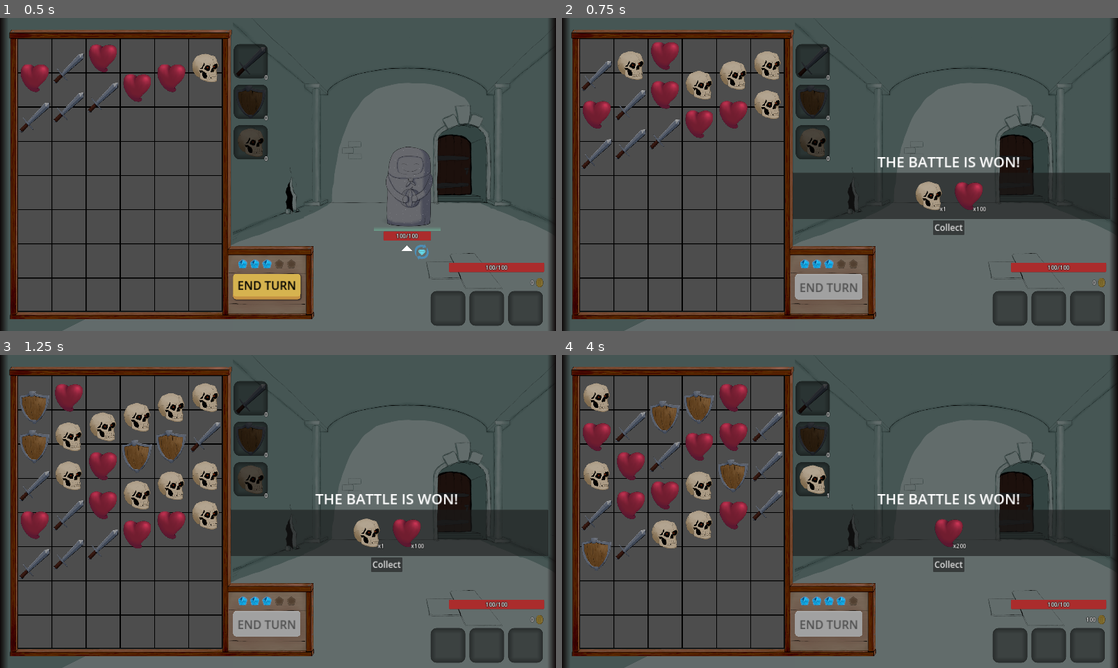
Above: before the commit, frames 1-4 (two rows, left to right).
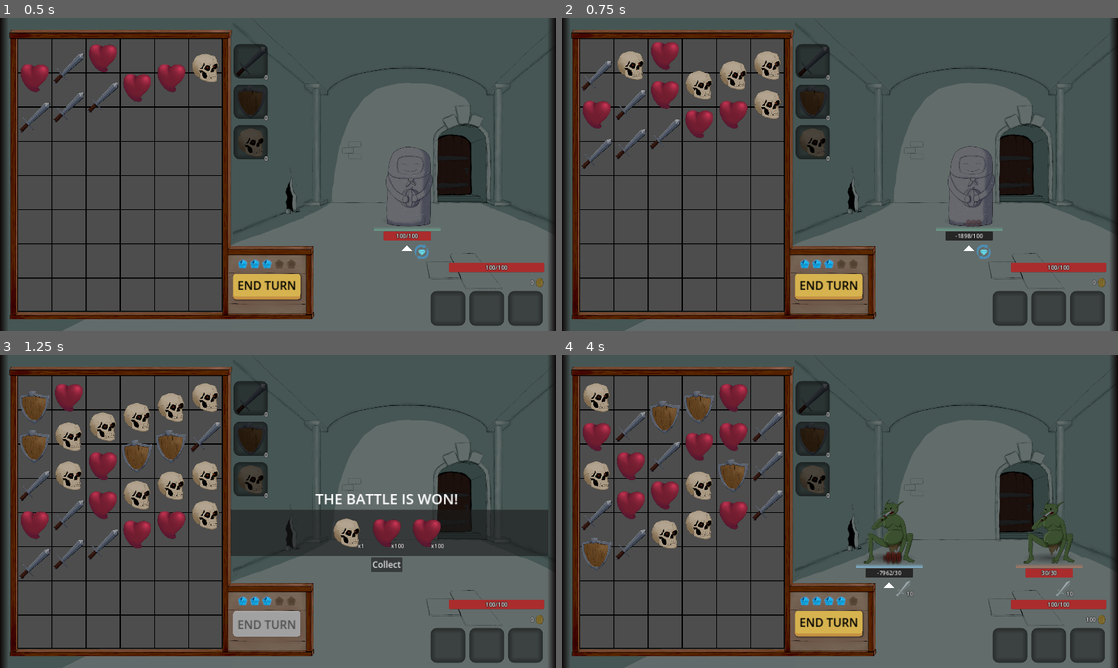
Above: after the commit, the same moments.

Repository: WcOnR/your-mom-is-the-dungeon-lord
Game: Godot game, scene res://game_objects/rooms/world.tscn
Two runs of this game, one before a commit and one after it. Both use one fixed random seed, a clock stepped at 60 frames per second and the inputs below. The engine's default icon, where the game draws it, is replaced by a stand-in: a white triangle on a blue panel in a dark square.
Inputs (mouse positions are in pixels of both pictures, inside the frame that each line leads up to):
- Up to frame 1 (0.5 s): no input
- Up to frame 2 (0.75 s): move the mouse to (962, 158) at 0.52 s; press the mouse at (962, 158) at 0.53 s; hold W from 0.53 s (still down)
- Up to frame 3 (1.25 s): keep holding W
- Up to frame 4 (4 s): move the mouse to (728, 527) at 1.27 s; release W at 1.28 s; release the mouse at (728, 527) at 1.28 s; click (728, 527) at 1.35 s; move the mouse to (895, 442) at 2.02 s; press the mouse at (895, 442) at 2.03 s; hold W 2.03-2.75 s; release the mouse at (895, 442) at 2.75 s; click "Collect" at 2.75 s; move the mouse to (812, 574) at 3.52 s; hold W from 3.53 s (still down); click (812, 574) at 3.6 s

Frame 1 is identical in both runs. In frame 2, 9.8% of the frame differs, in the area x 41-99%, y 40-91%; in frame 3, 1.4%; in frame 4, 10%, in the area x 41-99%, y 35-91%.

Commit message:
fix multiple elf action + line identification

Diff:
--- a/game_objects/enemies/battle_line.gd
+++ b/game_objects/enemies/battle_line.gd
@@ -51,7 +51,7 @@
 
 
 func _on_enemy_death() -> void:
-	_remove_front_enemy()
+	await _remove_front_enemy()
 	for a in _move_in_front_anims:
 		AnimManagerSystem.drop_anim(a)
 	_move_in_front_anims.clear()
@@ -75,7 +75,7 @@
 
 func _remove_front_enemy() -> void:
 	var tmp_enemy := enemies[0]
-	tmp_enemy.clear_actions()
+	await tmp_enemy.on_destroy()
 	remove_child(tmp_enemy)
 	tmp_enemy.queue_free()
 	enemies.remove_at(0)
--- a/game_objects/enemies/combat_actions/attack_action.gd
+++ b/game_objects/enemies/combat_actions/attack_action.gd
@@ -4,8 +4,8 @@
 
 
 func on_plan(args : Array[Variant]) -> bool:
-	var enemy_data : = args[0] as EnemyData
-	var base_attack : int = enemy_data.damage
+	var enemy : = args[0] as Enemy
+	var base_attack : int = enemy.enemy_data.damage
 	var line : BattleLine = args[1] as BattleLine
 	line.set_action(base_attack, ICON)
 	return false
--- a/game_objects/enemies/combat_actions/gem_target_attack_action.gd
+++ b/game_objects/enemies/combat_actions/gem_target_attack_action.gd
@@ -2,11 +2,12 @@
 
 const ICON : Texture2D = preload("res://ui/action_icons/aim.png")
 const GEM_TYPE : GemType = preload("res://game_objects/gems/attack_type.tres")
+const TARGET : StringName = "target"
+const LINE_ID : StringName = "line_id"
 
-var target := Vector2i.ZERO
-var line_id := -1
 
 func on_plan(args : Array[Variant]) -> void:
+	var enemy : Enemy = args[0] as Enemy
 	var line : BattleLine = args[1] as BattleLine
 	line.set_action(0, ICON, true)
 	var game_mode := line.get_tree().get_first_node_in_group("GameMode") as BattleGameMode
@@ -14,23 +15,29 @@
 	if not field.grid.is_idle():
 		await field.grid.grid_idle
 	var cluster := field.get_max_gem_cluster_by_type(GEM_TYPE)
-	target = cluster.pick_random()
-	line_id = line.get_id()
-	field.show_icon(target, CellIcons.Type.AIM, true, line_id)
+	enemy.memory[TARGET] = cluster.pick_random()
+	enemy.memory[LINE_ID] = line.get_id()
+	field.show_icon(enemy.memory[TARGET], CellIcons.Type.AIM, true, enemy.memory[LINE_ID])
+
+
+func on_pre_action(args : Array[Variant]) -> void:
+	var enemy : Enemy = args[0] as Enemy
+	var game_mode := enemy.get_tree().get_first_node_in_group("GameMode") as BattleGameMode
+	var field := game_mode._field
+	if not field.grid.is_idle():
+		await field.grid.grid_idle
 
 
 func on_action(args : Array[Variant]) -> void:
 	var enemy : Enemy = args[0] as Enemy
 	var game_mode := enemy.get_tree().get_first_node_in_group("GameMode") as BattleGameMode
 	var field := game_mode._field
-	field.hit_target(target, enemy)
-	field.show_icon(target, CellIcons.Type.AIM, false, line_id)
-	if not field.grid.is_idle():
-		await field.grid.grid_idle
+	field.hit_target(enemy.memory[TARGET], enemy)
+	field.show_icon(enemy.memory[TARGET], CellIcons.Type.AIM, false, enemy.memory[LINE_ID])
 
 
 func on_death(args : Array[Variant]) -> void:
 	var enemy : Enemy = args[0] as Enemy
 	var game_mode := enemy.get_tree().get_first_node_in_group("GameMode") as BattleGameMode
 	var field := game_mode._field
-	field.show_icon(target, CellIcons.Type.AIM, false, line_id)
+	field.show_icon(enemy.memory[TARGET], CellIcons.Type.AIM, false, enemy.memory[LINE_ID])
--- a/game_objects/enemies/combat_actions/mix_field_action.gd
+++ b/game_objects/enemies/combat_actions/mix_field_action.gd
@@ -8,6 +8,14 @@
 	line.set_action(0, ICON, true)
 
 
+func on_pre_action(args : Array[Variant]) -> void:
+	var enemy : Enemy = args[0] as Enemy
+	var game_mode := enemy.get_tree().get_first_node_in_group("GameMode") as BattleGameMode
+	var field := game_mode._field
+	if not field.grid.is_idle():
+		await field.grid.grid_idle
+
+
 func on_action(args : Array[Variant]) -> void:
 	var player : Player = args[1] as Player
 	var game_mode := player.get_tree().get_first_node_in_group("GameMode") as BattleGameMode
--- a/game_objects/enemies/enemy.gd
+++ b/game_objects/enemies/enemy.gd
@@ -7,8 +7,11 @@
 var enemy_data : EnemyData = null
 var next_action : Action = null
 var breath_anim_obj : AnimObject = null
+var memory : Dictionary = {}
+var _invalid := false
 
 const ON_PLAN : StringName = "on_plan"
+const ON_PRE_ACTION : StringName = "on_pre_action"
 const ON_ACTION : StringName = "on_action"
 const ON_DEATH : StringName = "on_death"
 const ATTACK_ANIM_OFFSET : float = -50.0
@@ -35,18 +38,31 @@
 
 
 func plan_next_attack(line : BattleLine) -> void:
+	if is_invalid():
+		return
 	next_action = enemy_data.actions.pick_random() as Action
-	next_action.run(ON_PLAN, [enemy_data, line])
+	next_action.run(ON_PLAN, [self, line])
 
 
 func attack(player : Player):
+	await next_action.run(ON_PRE_ACTION, [self, player])
 	var anim := AnimObject.new(self, _attack_anim, attack_anim, 0.4)
 	AnimManagerSystem.start_anim(anim)
 	await anim.anim_finished
 	await next_action.run(ON_ACTION, [self, player])
 
 
-func clear_actions() -> void:
+func on_destroy() -> void:
+	_clear_actions()
+	_invalid = true
+	await get_tree().create_timer(0.5).timeout #TODO:: add anim
+
+
+func is_invalid() -> bool:
+	return _invalid
+
+
+func _clear_actions() -> void:
 	next_action.run(ON_DEATH, [self])
 
 
--- a/game_objects/enemies/line_holder.gd
+++ b/game_objects/enemies/line_holder.gd
@@ -109,6 +109,7 @@
 			all_enemy_all_dead.emit()
 	else:
 		enemies[0].plan_next_attack(lines[selected_line])
+		_player.set_enemy(enemies[0])
 
 
 func _update_active_lines() -> void:
--- a/game_objects/field/action_icons/cell_icons.gd
+++ b/game_objects/field/action_icons/cell_icons.gd
@@ -8,8 +8,11 @@
 var _shown_lines : Dictionary = {}
 
 func set_icon_visibility(type : CellIcons.Type, _show : bool, line : int) -> void:
-	_icons[int(type)].visible = _show
-	_show_line(line, _show)
+	if _show:
+		_shown_lines[line] = type
+	else:
+		_shown_lines.erase(line)
+	_update_lines()
 
 
 func clean_icons() -> void:
@@ -24,20 +27,15 @@
 	$SmokeParticles2D.emitting = true
 
 
-func _show_line(line : int, _show : bool) -> void:
-	if _show:
-		_shown_lines[line] = null
-	else:
-		_shown_lines.erase(line)
-	_update_lines()
-
-
 func _update_lines() -> void:
+	for i in _icons:
+		i.visible = false
 	var count := _shown_lines.keys().size()
 	var i := 0
 	while i < _line_id.size():
 		_line_id[i].visible = i < count
 		if i < count:
-			var color_id : int = _shown_lines.keys()[i]
-			_line_id[i].modulate = SettingsManager.settings.line_colors[color_id]
+			var id : int = _shown_lines.keys()[i]
+			_line_id[i].modulate = SettingsManager.settings.line_colors[id]
+			_icons[int(_shown_lines[id])].visible = true
 		i += 1
